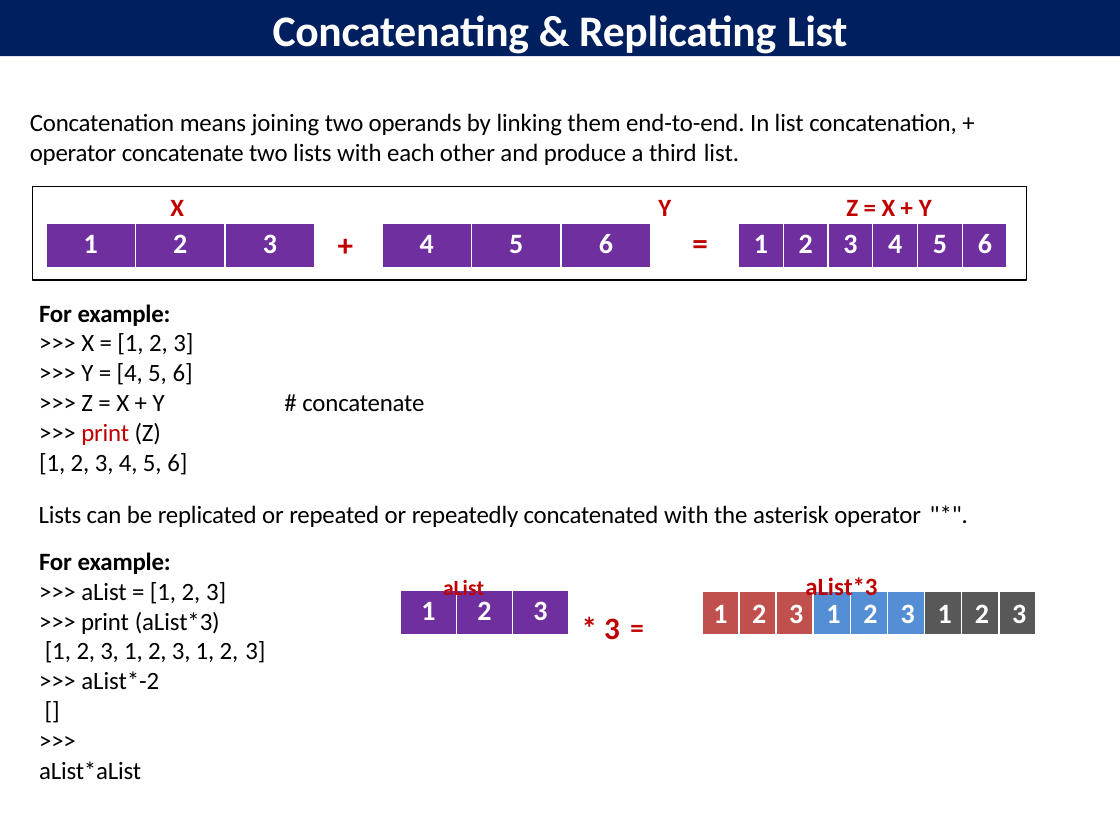
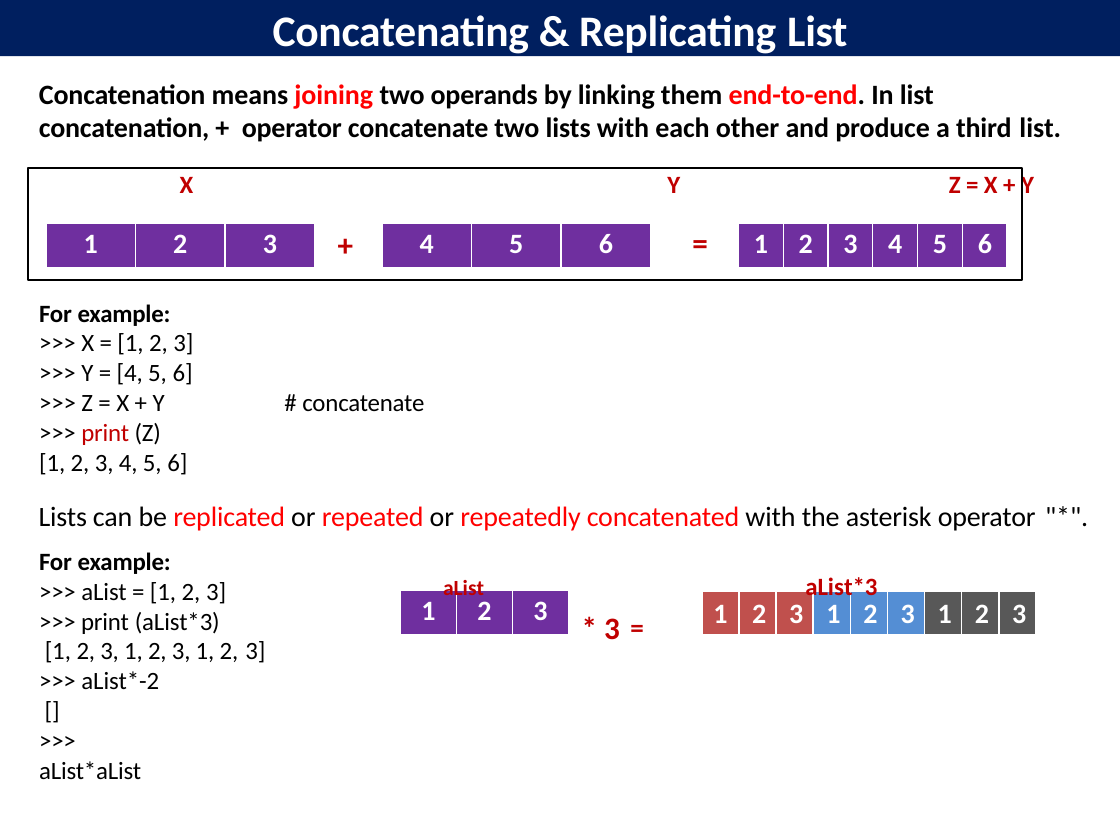
Before and after one commit to davcpscn/XI, a slide deck: slide 7 of Presentations/Lists.pptx. Drawn at 1120x840 pixels with LibreOffice and Linux fonts; fonts in the diff are those of the drawing. Boxes give left, top, right and bottom in pixels: in the first picture for what was removed or moved away, otherwise in the second. Text is boxed around its words. In the diff, an @@ line names an element or a change of style, - is before the commit and + after.

Commit message:
Python List ppt and Assignment

```diff
--- a/Presentations/Lists.pptx
+++ b/Presentations/Lists.pptx
@@ text "Concatenation means joining two operands ...": place and size @@
-text "Concatenation means joining two operands ..." at (30,113,956,216)
+text "Concatenation means joining two operands ..." at (39,84,1061,199)
@@ text at (39,84,1061,142): size 16 to 18 pt, bold on; text colour #000000 to #FF0000 in "joining end-to-end." @@
@@ freeform shape: place and size @@
-freeform shape at (32,187,1027,280)
+freeform shape at (28,168,1023,280)
@@ text "Lists can be replicated or ..." at (39,506,1036,531): size 16 to 18 pt; text colour #000000 to #FF0000 in "replicated repeated repeatedly concatenated" @@
```
Also in this commit, not shown: 8 other slides changed, 2 slides added, 1 slide removed, 3 other files.
